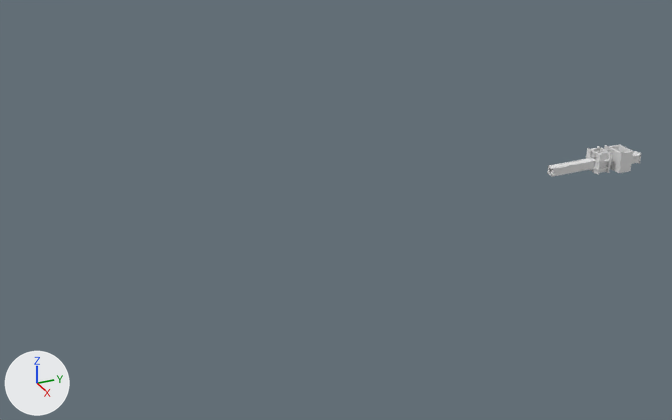
An edit to the Blender file Assets/Visuals/BlenderFiles/Maps/Level_1b.blend, drawn before and after from the same camera.
Camera for both pictures: a 50 mm lens placed at (524.0, -491.0, 267.0), pointed at (-11.0, -250.0, -1.0). The lights are fixed; the arrows at lower left show +X, +Y and +Z.
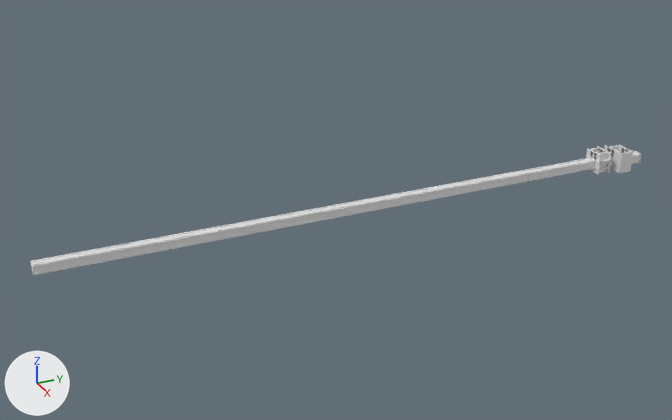
What differs and where, as boxes [x1, y1, x2, y2] in the pictures (672 x 420 px):
'Cube.025', reshaped (1184% wider, 544% taller): before [552, 160, 595, 177]; after [31, 160, 595, 275]
'Cube.026', reshaped (1079% wider, 817% taller): before [548, 159, 595, 170]; after [30, 159, 595, 268]
'Cube.023', reshaped: before [547, 167, 594, 176]; after [32, 167, 594, 275]
'Cube.024', reshaped (1149% wider, 559% taller): before [547, 158, 591, 174]; after [30, 158, 591, 269]

Patch to the scene script:
```diff
--- a/Assets/Visuals/BlenderFiles/Maps/Level_1b.blend.py
+++ b/Assets/Visuals/BlenderFiles/Maps/Level_1b.blend.py
@@ me_cube_050 @@
 me_cube_050.from_pydata(...)  # 8 vertices, 6 faces; spans x -3.4..3.4, y -33.7..6.2, z -0.6..0.6
-me_cube_050.vertices[0].co = (-3.4, -33.7, -0.6)  # pixel (547, 173)
-me_cube_050.vertices[1].co = (-3.4, -33.7, 0.6)  # pixel (547, 171)
-me_cube_050.vertices[2].co = (-3.4, 6.2, -0.6)
-me_cube_050.vertices[3].co = (-3.4, 6.2, 0.6)
-me_cube_050.vertices[4].co = (3.4, -33.7, -0.6)  # pixel (552, 176)
-me_cube_050.vertices[5].co = (3.4, -33.7, 0.6)  # pixel (552, 175)
-me_cube_050.vertices[6].co = (3.4, 6.2, -0.6)  # pixel (595, 168)
-me_cube_050.vertices[7].co = (3.4, 6.2, 0.6)  # pixel (595, 166)
+# me_cube_050 part 1
+me_cube_050.vertices[0].co = (-3.6, -411.1, -0.5)  # pixel (31, 270)
+me_cube_050.vertices[1].co = (-3.6, -411.1, 0.5)  # pixel (31, 268)
+me_cube_050.vertices[2].co = (-3.6, 6.4, -0.5)
+me_cube_050.vertices[3].co = (-3.6, 6.4, 0.5)
+me_cube_050.vertices[4].co = (3.4, -411.1, -0.5)  # pixel (33, 275)
+me_cube_050.vertices[5].co = (3.4, -411.1, 0.5)  # pixel (33, 273)
+me_cube_050.vertices[6].co = (3.4, 6.4, -0.5)  # pixel (595, 168)
+me_cube_050.vertices[7].co = (3.4, 6.4, 0.5)  # pixel (596, 166)
@@ me_cube_051 @@
 me_cube_051.from_pydata(...)  # 8 vertices, 6 faces; spans x -0.6..0.6, y -33.7..6.2, z -3.4..3.4
-me_cube_051.vertices[0].co = (-0.6, -33.7, 3.4)  # pixel (548, 165)
-me_cube_051.vertices[1].co = (0.6, -33.7, 3.4)  # pixel (549, 166)
-me_cube_051.vertices[2].co = (-0.6, 6.2, 3.4)  # pixel (591, 157)
-me_cube_051.vertices[3].co = (0.6, 6.2, 3.4)  # pixel (592, 158)
-me_cube_051.vertices[4].co = (-0.6, -33.7, -3.4)  # pixel (547, 173)
-me_cube_051.vertices[5].co = (0.6, -33.7, -3.4)  # pixel (548, 174)
-me_cube_051.vertices[6].co = (-0.6, 6.2, -3.4)
-me_cube_051.vertices[7].co = (0.6, 6.2, -3.4)
+# me_cube_051 part 2
+me_cube_051.vertices[0].co = (-0.6, -411.1, 3.5)  # pixel (30, 260)
+me_cube_051.vertices[1].co = (0.4, -411.1, 3.5)  # pixel (30, 261)
+me_cube_051.vertices[2].co = (-0.6, 6.4, 3.5)  # pixel (591, 157)
+me_cube_051.vertices[3].co = (0.4, 6.4, 3.5)  # pixel (592, 157)
+me_cube_051.vertices[4].co = (-0.6, -411.1, -3.5)  # pixel (31, 271)
+me_cube_051.vertices[5].co = (0.4, -411.1, -3.5)  # pixel (32, 271)
+me_cube_051.vertices[6].co = (-0.6, 6.4, -3.5)
+me_cube_051.vertices[7].co = (0.4, 6.4, -3.5)
@@ me_cube_052 @@
 me_cube_052.from_pydata(...)  # 8 vertices, 6 faces; spans x -0.6..0.6, y -33.7..6.2, z -3.4..3.4
-me_cube_052.vertices[0].co = (-0.6, -33.7, 3.4)  # pixel (552, 167)
-me_cube_052.vertices[1].co = (0.6, -33.7, 3.4)  # pixel (553, 168)
-me_cube_052.vertices[2].co = (-0.6, 6.2, 3.4)  # pixel (595, 159)
-me_cube_052.vertices[3].co = (0.6, 6.2, 3.4)  # pixel (596, 160)
-me_cube_052.vertices[4].co = (-0.6, -33.7, -3.4)  # pixel (551, 176)
-me_cube_052.vertices[5].co = (0.6, -33.7, -3.4)  # pixel (552, 176)
-me_cube_052.vertices[6].co = (-0.6, 6.2, -3.4)
-me_cube_052.vertices[7].co = (0.6, 6.2, -3.4)  # pixel (595, 168)
+# me_cube_052 part 3
+me_cube_052.vertices[0].co = (-0.6, -411.1, 3.5)  # pixel (31, 264)
+me_cube_052.vertices[1].co = (0.4, -411.1, 3.5)  # pixel (31, 265)
+me_cube_052.vertices[2].co = (-0.6, 6.4, 3.5)  # pixel (595, 159)
+me_cube_052.vertices[3].co = (0.4, 6.4, 3.5)  # pixel (596, 160)
+me_cube_052.vertices[4].co = (-0.6, -411.1, -3.5)  # pixel (33, 274)
+me_cube_052.vertices[5].co = (0.4, -411.1, -3.5)  # pixel (33, 275)
+me_cube_052.vertices[6].co = (-0.6, 6.4, -3.5)  # pixel (594, 168)
+me_cube_052.vertices[7].co = (0.4, 6.4, -3.5)  # pixel (595, 168)
@@ me_cube_053 @@
 me_cube_053.from_pydata(...)  # 8 vertices, 6 faces; spans x -3.4..3.4, y -33.7..6.2, z -0.6..0.6
-me_cube_053.vertices[0].co = (-3.4, -33.7, -0.6)  # pixel (547, 167)
-me_cube_053.vertices[1].co = (-3.4, -33.7, 0.6)  # pixel (548, 165)
-me_cube_053.vertices[2].co = (-3.4, 6.2, -0.6)
-me_cube_053.vertices[3].co = (-3.4, 6.2, 0.6)  # pixel (590, 157)
-me_cube_053.vertices[4].co = (3.4, -33.7, -0.6)  # pixel (553, 170)
-me_cube_053.vertices[5].co = (3.4, -33.7, 0.6)  # pixel (553, 168)
-me_cube_053.vertices[6].co = (3.4, 6.2, -0.6)  # pixel (596, 162)
-me_cube_053.vertices[7].co = (3.4, 6.2, 0.6)  # pixel (596, 160)
+# me_cube_053 part 4
+me_cube_053.vertices[0].co = (-3.6, -411.1, -0.5)  # pixel (30, 262)
+me_cube_053.vertices[1].co = (-3.6, -411.1, 0.5)  # pixel (30, 261)
+me_cube_053.vertices[2].co = (-3.6, 6.4, -0.5)
+me_cube_053.vertices[3].co = (-3.6, 6.4, 0.5)  # pixel (590, 157)
+me_cube_053.vertices[4].co = (3.4, -411.1, -0.5)  # pixel (32, 267)
+me_cube_053.vertices[5].co = (3.4, -411.1, 0.5)  # pixel (31, 266)
+me_cube_053.vertices[6].co = (3.4, 6.4, -0.5)  # pixel (596, 162)
+me_cube_053.vertices[7].co = (3.4, 6.4, 0.5)  # pixel (596, 160)
```
